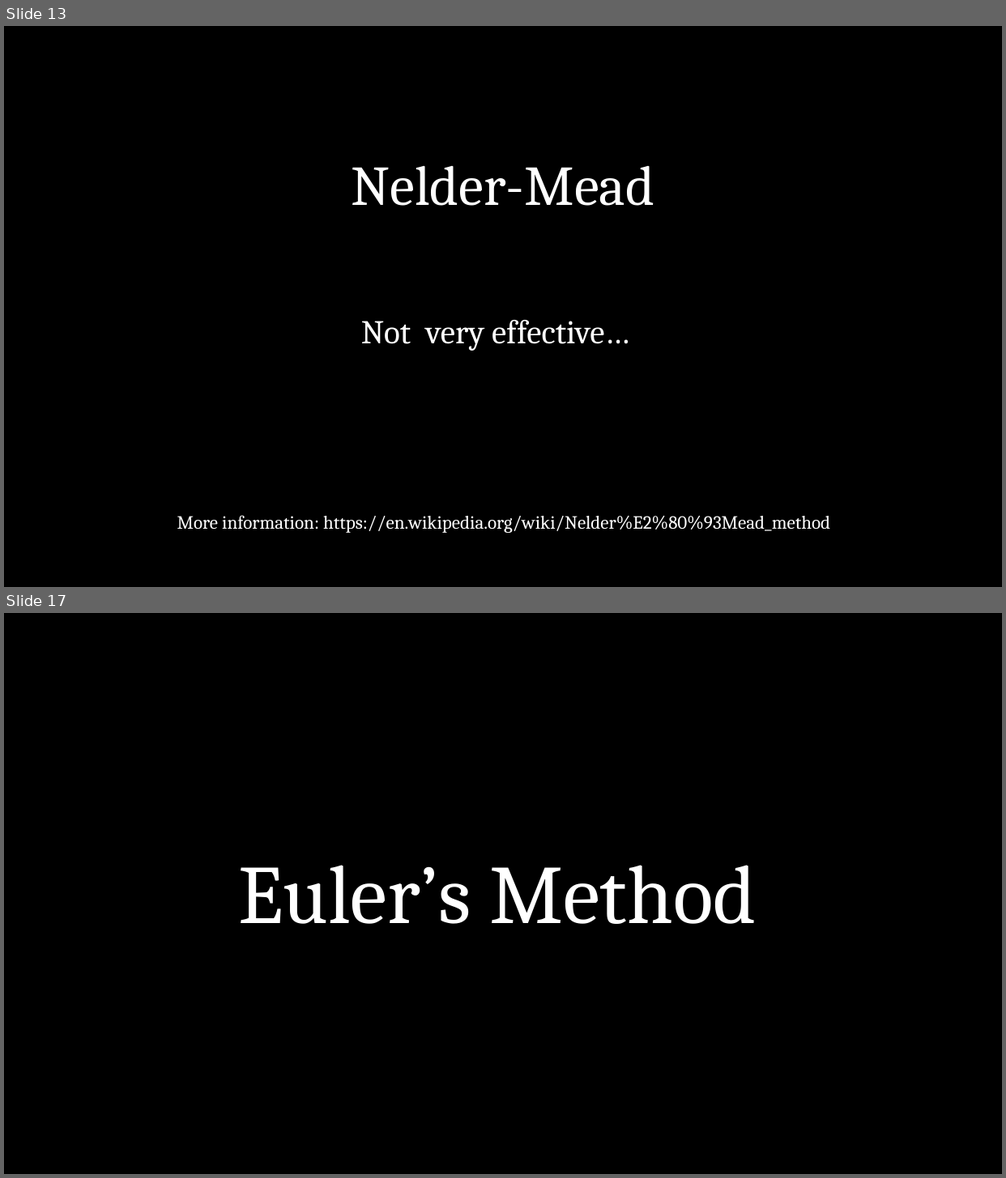
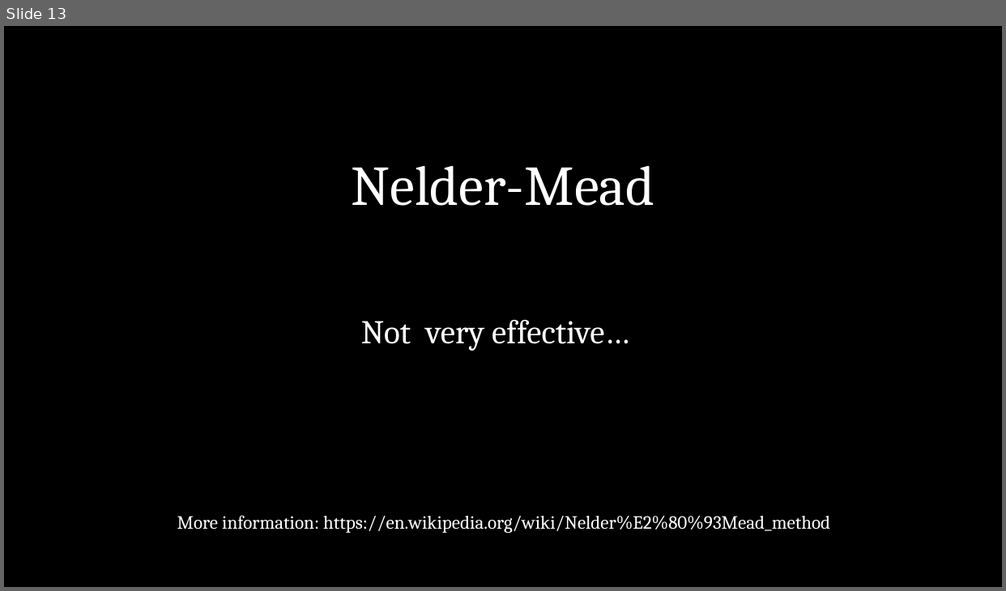
Before and after one commit to stephen-bapple/numerical-analysis, a slide deck: Lennard-Jones Structures.pptx. Shown one above the other, each under a label of ours: slides 13 and 17 before the commit, slide 13 after it; the slides between them are not shown. The pictures are 1006x1178 and 1006x591 pixels, drawn with LibreOffice and Linux fonts; fonts in the diff are those of the drawing. Boxes give left, top, right and bottom in pixels: in the first picture for what was removed or moved away, otherwise in the second. Text is boxed around its words. In the diff, an @@ line names an element or a change of style, - is before the commit and + after.

```diff
--- a/Lennard-Jones Structures.pptx
+++ b/Lennard-Jones Structures.pptx
@@ slide 17 removed at bbox=[4, 613, 1002, 1174], background #000000 @@
@@ title removed at bbox=[238, 865, 756, 924] @@
-Euler’s Method
```
Also in this commit, not shown: 3 slides changed, 16 slides added, 28 other slides removed, 14 other files.
